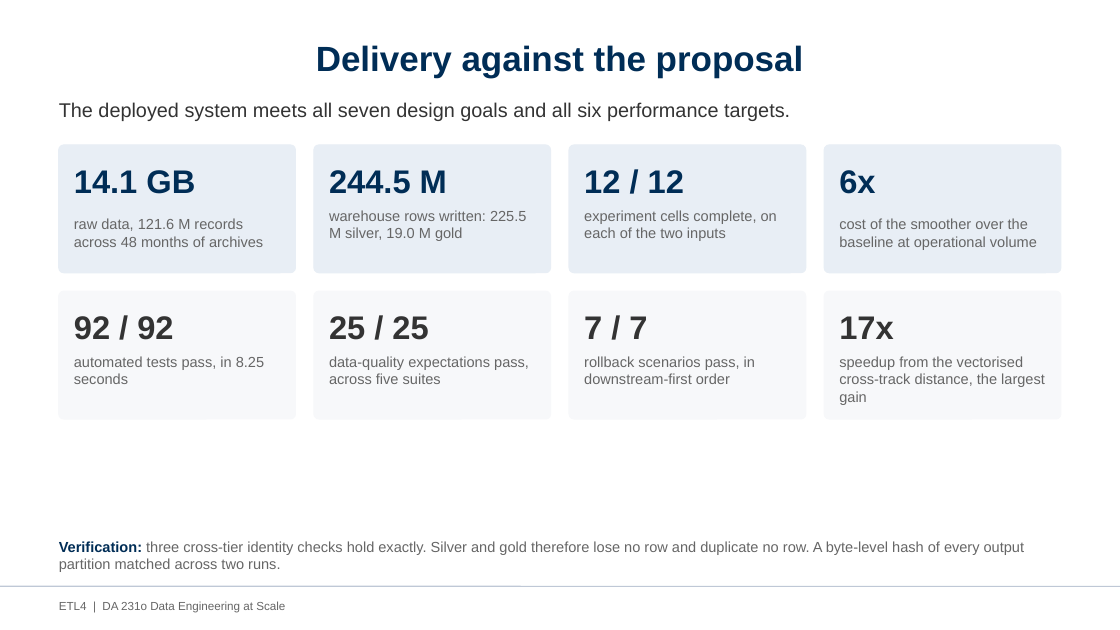
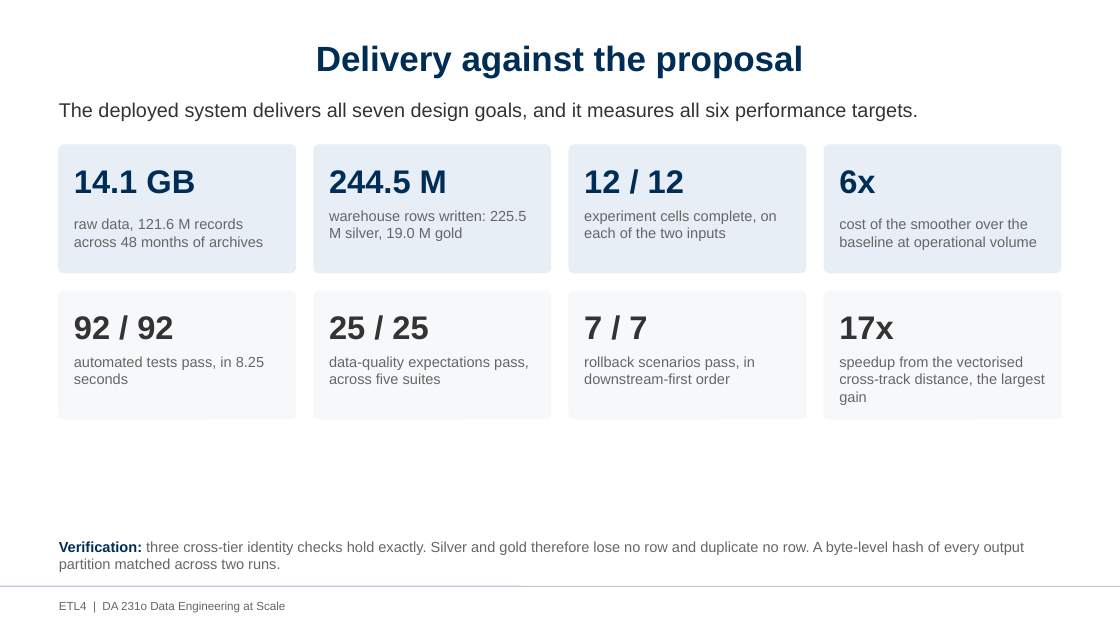
Before and after one commit to AvinashKompalli/Clean-Flight-Paths-from-Noisy-Aircraft-Data-at-Scale, a slide deck: slide 18 of etl4/docs/ETL4_Project_Presentation.pptx. Drawn at 1120x630 pixels with LibreOffice and Linux fonts; fonts in the diff are those of the drawing. Boxes give left, top, right and bottom in pixels: in the first picture for what was removed or moved away, otherwise in the second. Text is boxed around its words. In the diff, an @@ line names an element or a change of style, - is before the commit and + after.

```diff
--- a/etl4/docs/ETL4_Project_Presentation.pptx
+++ b/etl4/docs/ETL4_Project_Presentation.pptx
@@ text at [59, 102, 918, 121]: text changed @@
-The deployed system meets all seven design goals and all six performance targets.
+The deployed system delivers all seven design goals, and it measures all six performance targets.
```
Also in this commit, not shown: 11 other slides changed, 1 other file.
